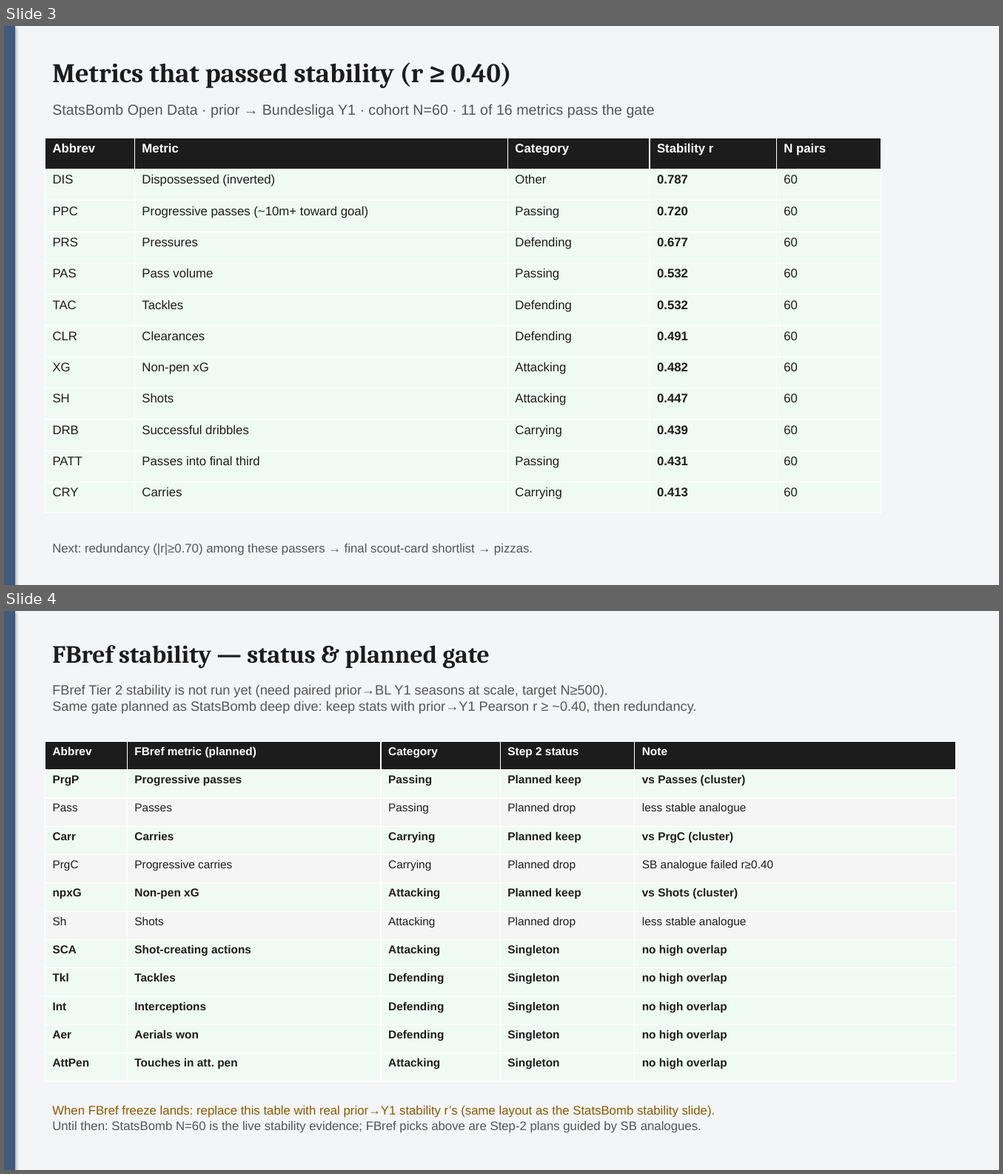
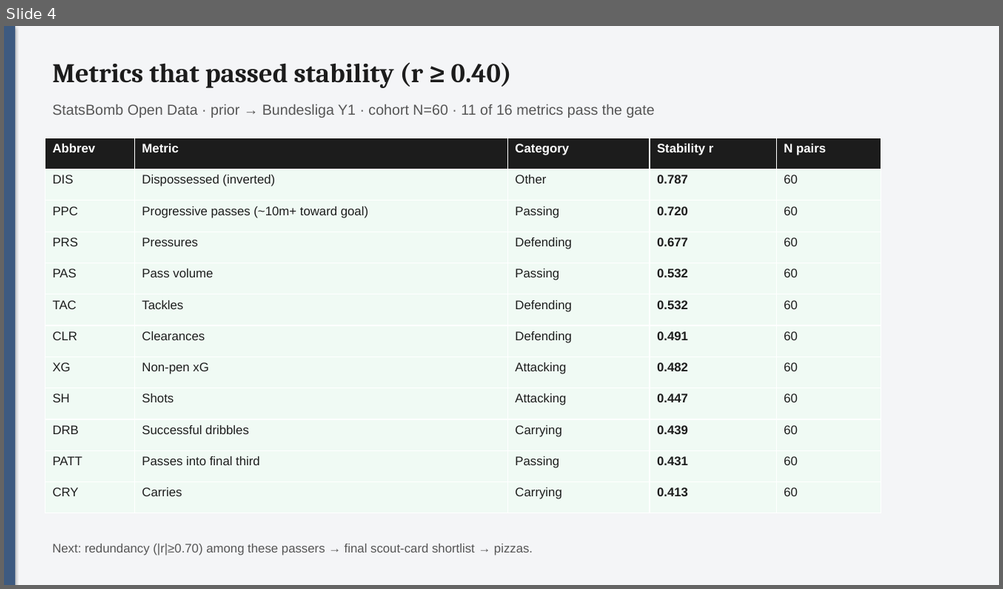
Before and after one commit to colbymorris08/bundesliga-transfer-traits, a slide deck: bundesliga_transfer_traits.pptx. Shown one above the other, each under a label of ours: slides 3 and 4 before the commit, slide 4 after it. The pictures are 1003x1174 and 1003x589 pixels, drawn with LibreOffice and Linux fonts; fonts in the diff are those of the drawing. Boxes give left, top, right and bottom in pixels: in the first picture for what was removed or moved away, otherwise in the second. Text is boxed around its words. In the diff, an @@ line names an element or a change of style, - is before the commit and + after.

Commit message:
Rewrite Tier 1/2 explanations; add FBref stability list; restore labeled pizza percentiles.

```diff
--- a/bundesliga_transfer_traits.pptx
+++ b/bundesliga_transfer_traits.pptx
@@ slide 4 removed at (4,611,999,1170), background #FFFFFF @@
@@ rectangle removed at (4,611,999,1170) @@
@@ rectangle removed at (4,611,15,1170) @@
@@ text removed at (52,645,489,669) @@
-FBref stability — status & planned gate
@@ text removed at (52,685,697,714) @@
-FBref Tier 2 stability is not run yet (need paired prior→BL Y1 seasons at scale, target N≥500).
-Same gate planned as StatsBomb deep dive: keep stats with prior→Y1 Pearson r ≥ ~0.40, then redundancy.
@@ table removed at (45,741,956,1082), 12 rows, 5 columns @@
-Abbrev | FBref metric (planned) | Category | Step 2 status | Note
-PrgP | Progressive passes | Passing | Planned keep | vs Passes (cluster)
-Pass | Passes | Passing | Planned drop | less stable analogue
-Carr | Carries | Carrying | Planned keep | vs PrgC (cluster)
-PrgC | Progressive carries | Carrying | Planned drop | SB analogue failed r≥0.40
-npxG | Non-pen xG | Attacking | Planned keep | vs Shots (cluster)
-Sh | Shots | Attacking | Planned drop | less stable analogue
-SCA | Shot-creating actions | Attacking | Singleton | no high overlap
-Tkl | Tackles | Defending | Singleton | no high overlap
-Int | Interceptions | Defending | Singleton | no high overlap
-Aer | Aerials won | Defending | Singleton | no high overlap
-AttPen | Touches in att. pen | Attacking | Singleton | no high overlap
@@ text removed at (52,1106,715,1133) @@
-When FBref freeze lands: replace this table with real prior→Y1 stability r’s (same layout as the StatsBomb stability slide).
-Until then: StatsBomb N=60 is the live stability evidence; FBref picks above are Step-2 plans guided by SB analogues.
@@ what was slide 3 is now slide 4 @@
```
Also in this commit, not shown: 2 slides changed, 1 slide added, 1 other file.
